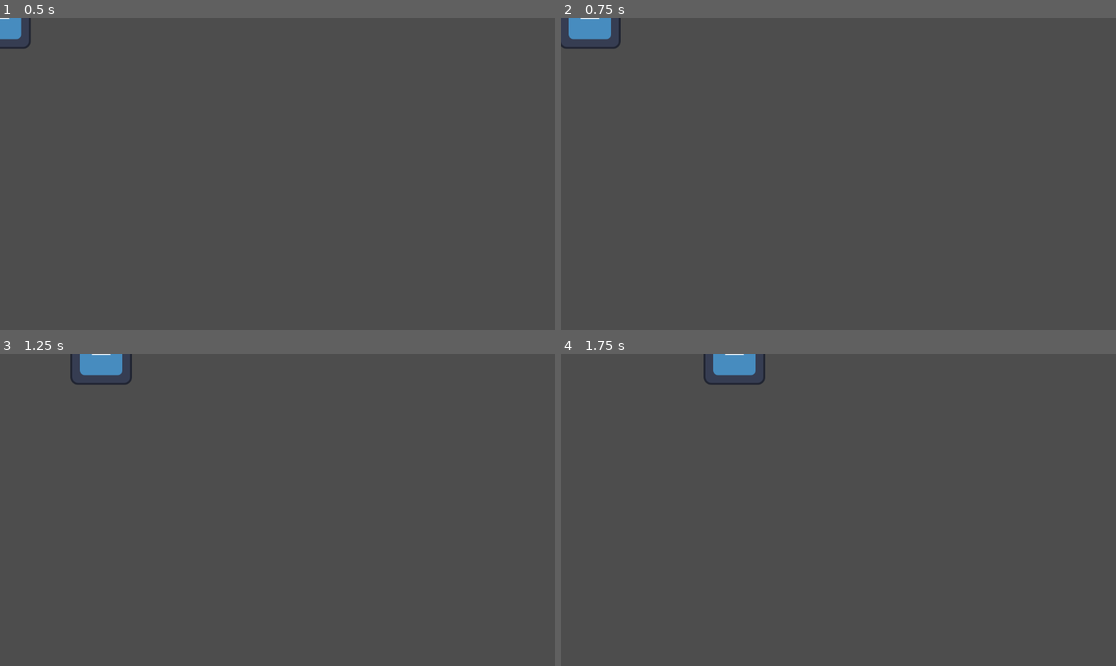
Above: before the commit, frames 1-4 (two rows, left to right).
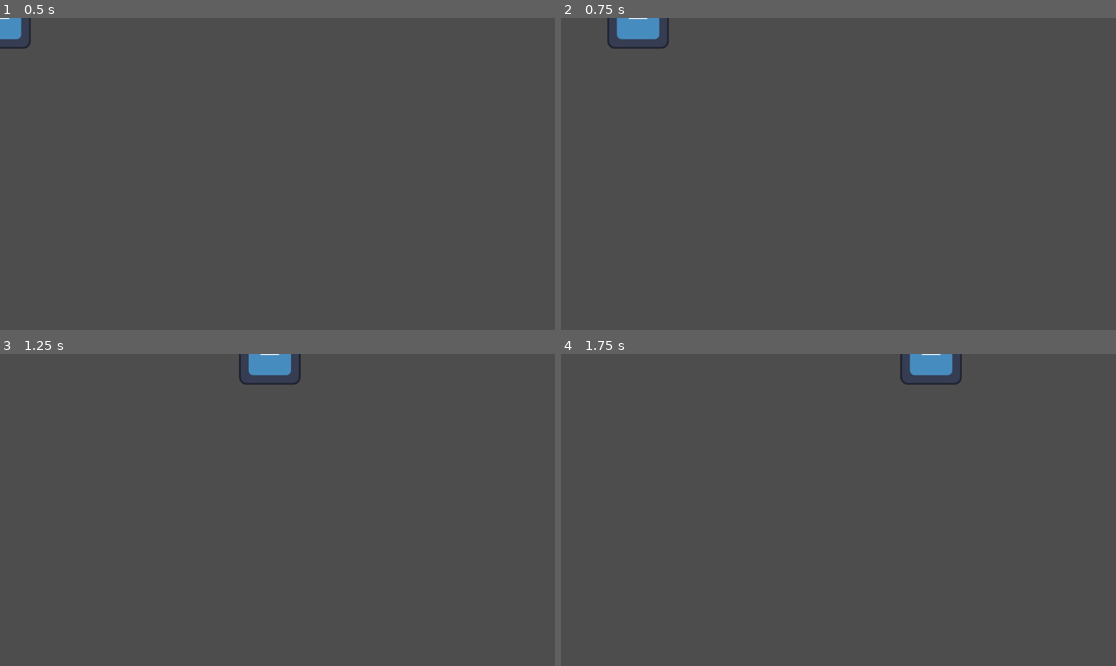
Above: after the commit, the same moments.

Repository: PurpleWazard/Jamsepticeye
Game: Godot game, scene res://scenes/main.tscn
The game is run twice, just before and just after one commit, with the same random seed, the same clock (stepped at 60 frames per second) and the same inputs. The engine's default icon, where the game draws it, is replaced by a stand-in: a white triangle on a blue panel in a dark square.
Inputs:
- Up to frame 1 (0.5 s): no input
- Up to frame 2 (0.75 s): tap Enter (ui_accept) at 0.5 s; hold Right (ui_right) from 0.53 s (still down); hold Shift (ui_run, bound only after the commit) from 0.53 s (still down)
- Up to frame 3 (1.25 s): keep holding Right (ui_right); keep holding Shift (ui_run, bound only after the commit); tap Enter (ui_accept) at 0.77, 0.8, 1.07 s
- Up to frame 4 (1.75 s): keep holding Right (ui_right); release Shift (ui_run, bound only after the commit) at 1.28 s; tap Enter (ui_accept) at 1.35, 1.52 s; tap Shift (ui_run, bound only after the commit) at 1.55 s

Frame 1 is identical in both runs. In frame 2, 1.2% of the frame differs, in the area x 0-20%, y 0-10%; in frame 3, 1.3%; in frame 4, 1.3%, in the area x 25-73%, y 0-10%.

Commit message:
player can now run

Diff:
--- a/project.godot
+++ b/project.godot
@@ -14,3 +14,43 @@
 run/main_scene="uid://t1pq48iemnac"
 config/features=PackedStringArray("4.5", "Forward Plus")
 config/icon="res://icon.svg"
+
+[input]
+
+ui_left={
+"deadzone": 0.5,
+"events": [Object(InputEventKey,"resource_local_to_scene":false,"resource_name":"","device":0,"window_id":0,"alt_pressed":false,"shift_pressed":false,"ctrl_pressed":false,"meta_pressed":false,"pressed":false,"keycode":4194319,"physical_keycode":0,"key_label":0,"unicode":0,"location":0,"echo":false,"script":null)
+, Object(InputEventJoypadButton,"resource_local_to_scene":false,"resource_name":"","device":0,"button_index":13,"pressure":0.0,"pressed":false,"script":null)
+, Object(InputEventJoypadMotion,"resource_local_to_scene":false,"resource_name":"","device":0,"axis":0,"axis_value":-1.0,"script":null)
+, Object(InputEventKey,"resource_local_to_scene":false,"resource_name":"","device":-1,"window_id":0,"alt_pressed":false,"shift_pressed":false,"ctrl_pressed":false,"meta_pressed":false,"pressed":false,"keycode":0,"physical_keycode":65,"key_label":0,"unicode":97,"location":0,"echo":false,"script":null)
+]
+}
+ui_right={
+"deadzone": 0.5,
+"events": [Object(InputEventKey,"resource_local_to_scene":false,"resource_name":"","device":0,"window_id":0,"alt_pressed":false,"shift_pressed":false,"ctrl_pressed":false,"meta_pressed":false,"pressed":false,"keycode":4194321,"physical_keycode":0,"key_label":0,"unicode":0,"location":0,"echo":false,"script":null)
+, Object(InputEventJoypadButton,"resource_local_to_scene":false,"resource_name":"","device":0,"button_index":14,"pressure":0.0,"pressed":false,"script":null)
+, Object(InputEventJoypadMotion,"resource_local_to_scene":false,"resource_name":"","device":0,"axis":0,"axis_value":1.0,"script":null)
+, Object(InputEventKey,"resource_local_to_scene":false,"resource_name":"","device":-1,"window_id":0,"alt_pressed":false,"shift_pressed":false,"ctrl_pressed":false,"meta_pressed":false,"pressed":false,"keycode":0,"physical_keycode":68,"key_label":0,"unicode":100,"location":0,"echo":false,"script":null)
+]
+}
+ui_up={
+"deadzone": 0.5,
+"events": [Object(InputEventKey,"resource_local_to_scene":false,"resource_name":"","device":0,"window_id":0,"alt_pressed":false,"shift_pressed":false,"ctrl_pressed":false,"meta_pressed":false,"pressed":false,"keycode":4194320,"physical_keycode":0,"key_label":0,"unicode":0,"location":0,"echo":false,"script":null)
+, Object(InputEventJoypadButton,"resource_local_to_scene":false,"resource_name":"","device":0,"button_index":11,"pressure":0.0,"pressed":false,"script":null)
+, Object(InputEventJoypadMotion,"resource_local_to_scene":false,"resource_name":"","device":0,"axis":1,"axis_value":-1.0,"script":null)
+, Object(InputEventKey,"resource_local_to_scene":false,"resource_name":"","device":-1,"window_id":0,"alt_pressed":false,"shift_pressed":false,"ctrl_pressed":false,"meta_pressed":false,"pressed":false,"keycode":0,"physical_keycode":87,"key_label":0,"unicode":119,"location":0,"echo":false,"script":null)
+]
+}
+ui_down={
+"deadzone": 0.5,
+"events": [Object(InputEventKey,"resource_local_to_scene":false,"resource_name":"","device":0,"window_id":0,"alt_pressed":false,"shift_pressed":false,"ctrl_pressed":false,"meta_pressed":false,"pressed":false,"keycode":4194322,"physical_keycode":0,"key_label":0,"unicode":0,"location":0,"echo":false,"script":null)
+, Object(InputEventJoypadButton,"resource_local_to_scene":false,"resource_name":"","device":0,"button_index":12,"pressure":0.0,"pressed":false,"script":null)
+, Object(InputEventJoypadMotion,"resource_local_to_scene":false,"resource_name":"","device":0,"axis":1,"axis_value":1.0,"script":null)
+, Object(InputEventKey,"resource_local_to_scene":false,"resource_name":"","device":-1,"window_id":0,"alt_pressed":false,"shift_pressed":false,"ctrl_pressed":false,"meta_pressed":false,"pressed":false,"keycode":0,"physical_keycode":83,"key_label":0,"unicode":115,"location":0,"echo":false,"script":null)
+]
+}
+ui_run={
+"deadzone": 0.2,
+"events": [Object(InputEventKey,"resource_local_to_scene":false,"resource_name":"","device":-1,"window_id":0,"alt_pressed":false,"shift_pressed":false,"ctrl_pressed":false,"meta_pressed":false,"pressed":false,"keycode":0,"physical_keycode":4194325,"key_label":0,"unicode":0,"location":0,"echo":false,"script":null)
+]
+}
--- a/scenes/player.tscn
+++ b/scenes/player.tscn
@@ -17,7 +17,7 @@
 "speed": 5.0
 }]
 
-[node name="player" type="CharacterBody2D"]
+[node name="player" type="StaticBody2D"]
 script = ExtResource("1_g2els")
 
 [node name="CollisionShape2D" type="CollisionShape2D" parent="."]
--- a/scenes/test.tscn
+++ /dev/null
@@ -1,3 +0,0 @@
-[gd_scene format=3 uid="uid://bm1x853y0xsr0"]
-
-[node name="test" type="Node2D"]
--- a/scripts/player.gd
+++ b/scripts/player.gd
@@ -1,25 +1,18 @@
-extends CharacterBody2D
+extends StaticBody2D
 
 
-const SPEED = 300.0
-const JUMP_VELOCITY = -400.0
-
+var SPEED = 300.0
+var RUN_SPEED = 800.0
 
 func _physics_process(delta: float) -> void:
-	# Add the gravity.
-	# if not is_on_floor():
-	#	velocity += get_gravity() * delta
+	var local_speed = SPEED
+	var direction: Vector2
+	if Input.is_action_pressed("ui_run"):
+		local_speed = RUN_SPEED
 
-	# Handle jump.
-	if Input.is_action_just_pressed("ui_accept") and is_on_floor():
-		velocity.y = JUMP_VELOCITY
+	direction.x = Input.get_axis("ui_left", "ui_right")
+	direction.y = Input.get_axis("ui_up", "ui_down")
+	if direction.length() > 0:
+		direction = direction.normalized()
 
-	# Get the input direction and handle the movement/deceleration.
-	# As good practice, you should replace UI actions with custom gameplay actions.
-	var direction := Input.get_axis("ui_left", "ui_right")
-	if direction:
-		velocity.x = direction * SPEED
-	else:
-		velocity.x = move_toward(velocity.x, 0, SPEED)
-
-	move_and_slide()
+	position += direction * local_speed * delta
